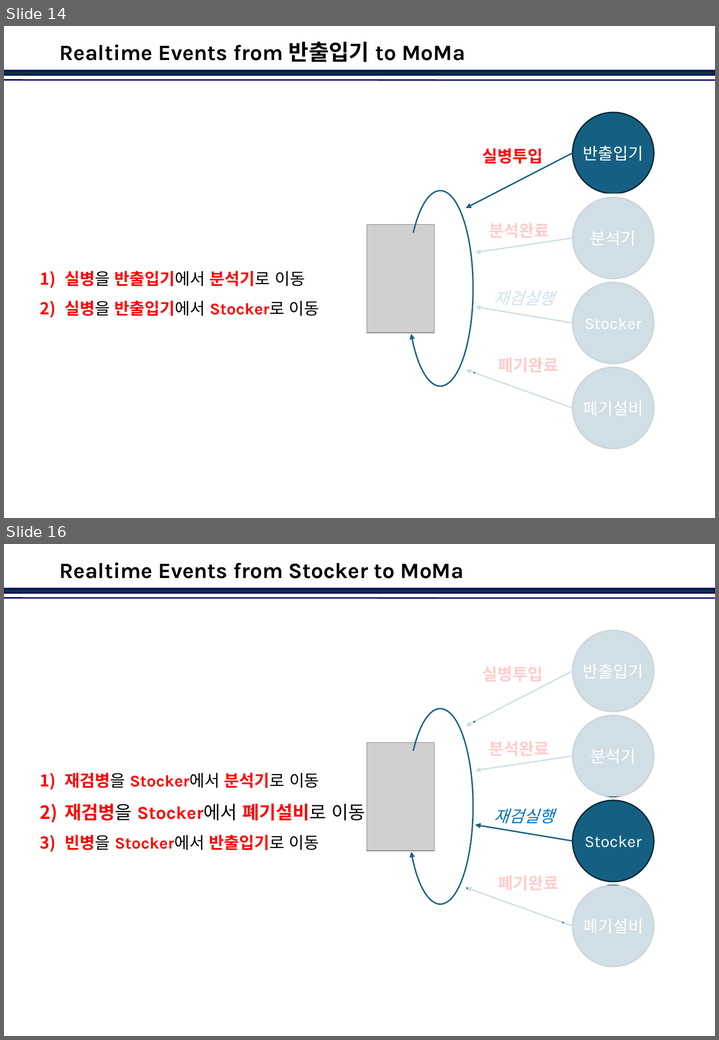
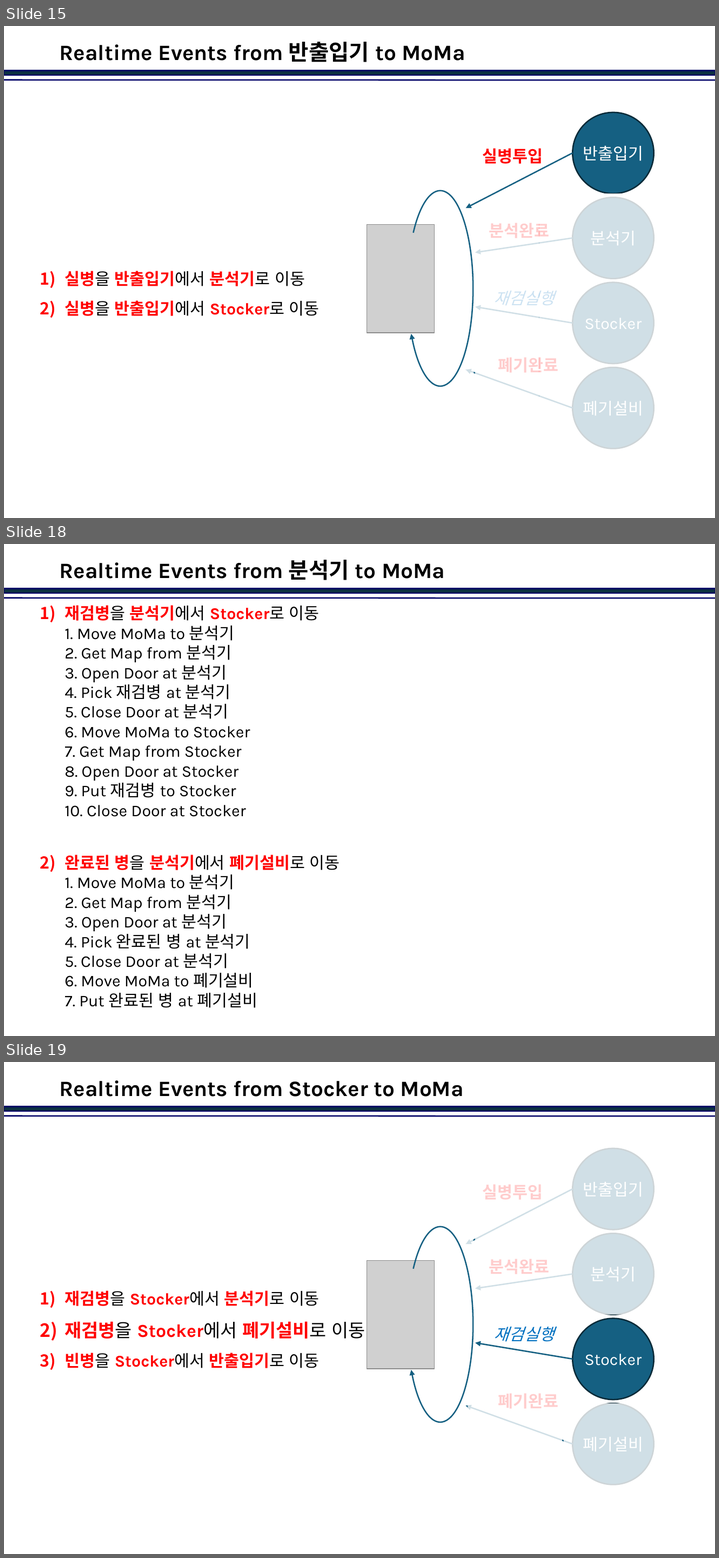
Before and after one commit to jinkabpark/SamickThk_Analysis, a slide deck: 허종원/Travel Scenario.pptx. Shown one above the other, each under a label of ours: slides 14 and 16 before the commit, slides 15, 18 and 19 after it; the slides between them are not shown. The pictures are 719x1040 and 719x1558 pixels, drawn with LibreOffice and Linux fonts; fonts in the diff are those of the drawing; grey boxes stand for pictures; background and template pictures are left out. Boxes give left, top, right and bottom in pixels: in the first picture for what was removed or moved away, otherwise in the second. Text is boxed around its words. In the diff, an @@ line names an element or a change of style, - is before the commit and + after.

```diff
--- a/허종원/Travel Scenario.pptx
+++ b/허종원/Travel Scenario.pptx
@@ slide 18 added at [4,544,715,1036], background #FFFFFF; not listed: 2 template elements that a slide beside it also shows @@
@@ title added at [60,560,445,580], 24 pt, text #000000, bold @@
+Realtime Events from 분석기 to MoMa
@@ text added at [64,605,340,1008], 18 pt, text #000000 @@
+1) 재검병을 분석기에서 Stocker로 이동
+   1. Move MoMa to 분석기
+   2. Get Map from 분석기
+   3. Open Door at 분석기
+   4. Pick 재검병 at 분석기
+   5. Close Door at 분석기
+   6. Move MoMa to Stocker
+   7. Get Map from Stocker
+   8. Open Door at Stocker
+   9. Put 재검병 to Stocker
+   10. Close Door at Stocker
+2) 완료된 병을 분석기에서 폐기설비로 이동
+   1. Move MoMa to 분석기
+   2. Get Map from 분석기
+   3. Open Door at 분석기
+   4. Pick 완료된 병 at 분석기
+   5. Close Door at 분석기
+   6. Move MoMa to 폐기설비
+   7. Put 완료된 병 at 폐기설비
@@ what was slide 14 is now slide 15 @@
@@ what was slide 16 is now slide 19 @@
```
Also in this commit, not shown: 2 slides changed, 2 other slides added.
